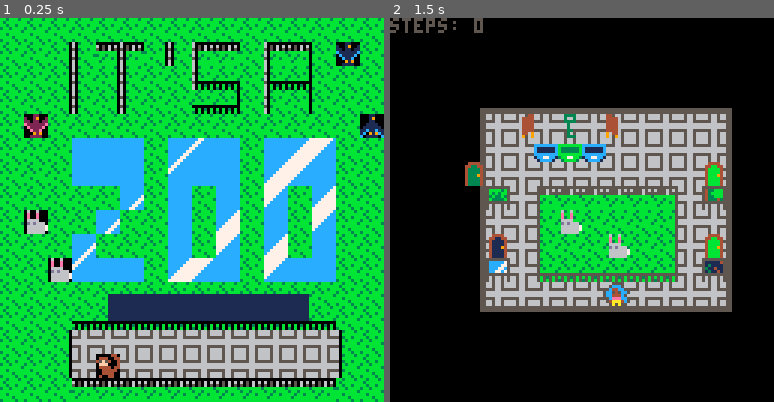
Above: before the commit, frames 1-2 (left to right).
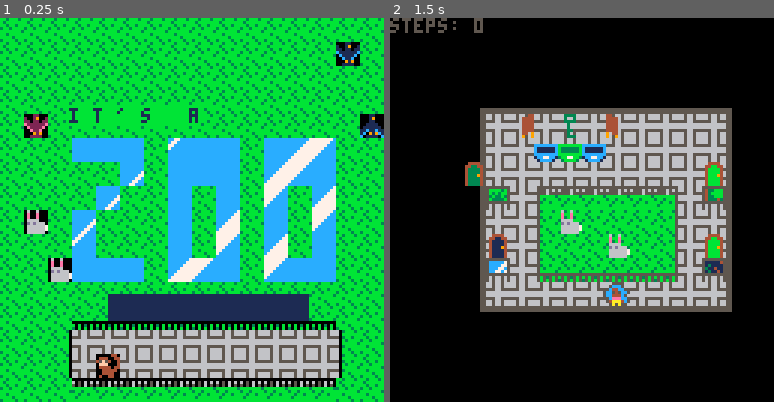
Above: after the commit, the same moments.

Repository: avalkyrie/zoo-game
Game: PICO-8 cartridge zoo.p8
Same seed, same stepped clock (60 frames per second), same inputs: the game is played once before the commit and once after it.
Inputs:
- Up to frame 1 (0.25 s): no input
- Up to frame 2 (1.5 s): tap O (Z key) at 0.33, 0.7, 1.43 s; tap X (X key) at 1.07 s

The runs differ from the first frame. In frame 1, 6.5% of the frame differs, in the area x 17-82%, y 6-66%; in frame 2, nothing differs.

Commit message:
Update title screen design.

Diff:
--- a/zoo.p8
+++ b/zoo.p8
@@ -439,6 +439,10 @@
 
 	map(112, 0, 0, 0, 16, 16)
 	rectfill(38-2,94-2,102,100, 1)
+
+	rectfill(23-1,30-1,66,35, 11)
+	print ("i t ' s   a",  23, 30, 1)
+
 
 	if (tick % 120 >= 60) then
 		print("press z to start", 38, 94, 13)
@@ -1152,16 +1156,16 @@
 0000000000000000000000000000000000000040404000000000000000000000000000404040000000000000000000000000004040400000000000000000000000000000000000000000000000000000000000000000000000000000000000000000000100000000000000000000000000000000000000000000000000000000
 __map__
 20202020202020202c20202020202020000a0a0a000a0a0a0a0a0a0a00000000000000000000000000000000000000000000000000000000000000000000000000000000000000000000000000000000000000000000000000000000000000000000000000000000000000000000000016161616161616161616161616161616
-2020202020202020202020202020202000000000000a0a0a0a0a0a0a00000000000000000000000000000000000000000000000000000000000000000000000000000000000000000000000000000000000000000000000000000000000000000000000000000000000000000000000016162625151826251807161815169916
-2d2d2020202d2c2c202020202020202000000000000a0a000a0a0a0a0a0a0000000000000000000000000000000000000000000000000000000000000000000000000000000000000000000000000000000000000000000000000000000000000000000000000000000000000000000016162625262516161706161708161616
-2d2d2020202d20202020202020202020000000000000000000000000000000000000000000000000000000000000000000000000000000000000000000000000000000000000000000000000000000000000000000000000000000000000003f0000000000000000000000000000000016162625262516160608162526161616
+2020202020202020202020202020202000000000000a0a0a0a0a0a0a00000000000000000000000000000000000000000000000000000000000000000000000000000000000000000000000000000000000000000000000000000000000000000000000000000000000000000000000016161616161616161616161616169916
+2d2d2020202d2c2c202020202020202000000000000a0a000a0a0a0a0a0a0000000000000000000000000000000000000000000000000000000000000000000000000000000000000000000000000000000000000000000000000000000000000000000000000000000000000000000016161616161616161616161616161616
+2d2d2020202d20202020202020202020000000000000000000000000000000000000000000000000000000000000000000000000000000000000000000000000000000000000000000000000000000000000000000000000000000000000003f0000000000000000000000000000000016161616161616161616161616161616
 2d2d2020202d20202c2c0202010202020000000000000000000000000000000000000000000000000000000000000000000000000000000000000000000000000000000000000000000000000000000000000000000000000000000000000b0c0000000000000000000000000000000016891616161616161616161616161698
-2c2c2020202d20200715010101010101000a0a0a0a0a00000000000000000000000000000000000000000000000000000000000000000000000000000000000000000000000000000000000000000000000000000000000000000000002f1b1c2f00000000000000000000000000000016161620202016232420162021221616
-20202020202c2020162616161616161600000000000000000000000000000000000000000000000000000000000000000000000000000000000000000000000000000000000000000000000000000000000000000000000000000000003e2e3f2e00000000000000000000000000000016161620202016242020162122201616
-202020202020202016261616161616160000000000000a0a0a0a0a0a00000000000000000000000000000000000000000000000000000000000000000000000000000000000000000000000000000000000000000000000000000000000000000000000000000000000000000000000016161616162316201620162216211616
-1014101412101014101014141410101012101012101010100000000000000000000000000000000000000000000000000000000000000000000000000000000000000000000000000000000000000000000000000000000000000000000000000000000000000000000000000000000016731616231616201621162016221616
-1410141412101410101010141414101012101012101010100000000000000000000000000000000000000000000000000000000000000000000000000000000000000000000000000000000000000000000000000000000000000000000000000000000000000000000000000000000016161623161616201622162116201616
-1010141012131313141210141410141012101010101012140000000000000000000000000000000000000000000000000000000000000000000000000000000000000000000000000000000000000000000000000000000000000000000000000000000000000000000000000000000016167324202016212220162220201616
+2c2c2020202d20200715010101010101000a0a0a0a0a00000000000000000000000000000000000000000000000000000000000000000000000000000000000000000000000000000000000000000000000000000000000000000000002f1b1c2f00000000000000000000000000000016161620202016242020162021221616
+20202020202c2020162616161616161600000000000000000000000000000000000000000000000000000000000000000000000000000000000000000000000000000000000000000000000000000000000000000000000000000000003e2e3f2e00000000000000000000000000000016161616162316202020162122201616
+202020202020202016261616161616160000000000000a0a0a0a0a0a00000000000000000000000000000000000000000000000000000000000000000000000000000000000000000000000000000000000000000000000000000000000000000000000000000000000000000000000016161616231616201620162216211616
+1014101412101014101014141410101012101012101010100000000000000000000000000000000000000000000000000000000000000000000000000000000000000000000000000000000000000000000000000000000000000000000000000000000000000000000000000000000016731623161616201621162016221616
+1410141412101410101010141414101012101012101010100000000000000000000000000000000000000000000000000000000000000000000000000000000000000000000000000000000000000000000000000000000000000000000000000000000000000000000000000000000016161624161616201622162116201616
+1010141012131313141210141410141012101010101012140000000000000000000000000000000000000000000000000000000000000000000000000000000000000000000000000000000000000000000000000000000000000000000000000000000000000000000000000000000016167320202016212220162220201616
 1012101412141010101214121414101012101313131311130000000000000000000000000000000000000000000000000000000000000000000000000000000000000000000000000000000000000000000000000000000000000000000000000000000000000000000000000000000016161616161616161616161616161616
 1012141012101410101210121414141012101010101012140000000000000000000000000000000000000000000000000000000000000000000000000000000000000000000000000000000000000000000000000000000000000000000000000000000000000000000000000000000016161606060606060606060606061616
 1412101011131313131113121014101012141010101012100000000000000000000000000000000000000000000000000000000000000000000000000000000000000000000000000000000000000000000000000000000000000000000000000000000000000000000000000000000016162605050505050505050505052516
